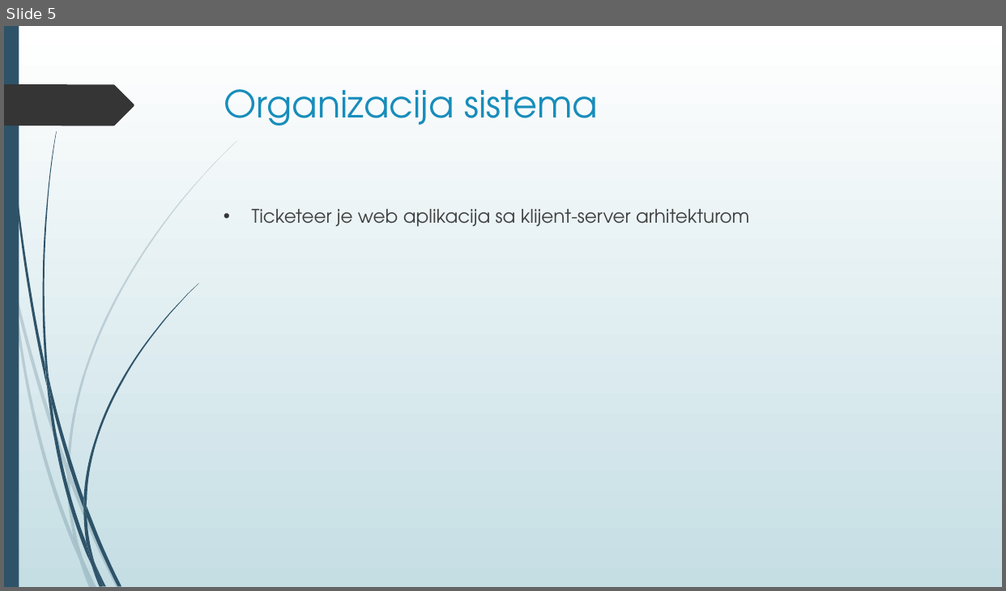
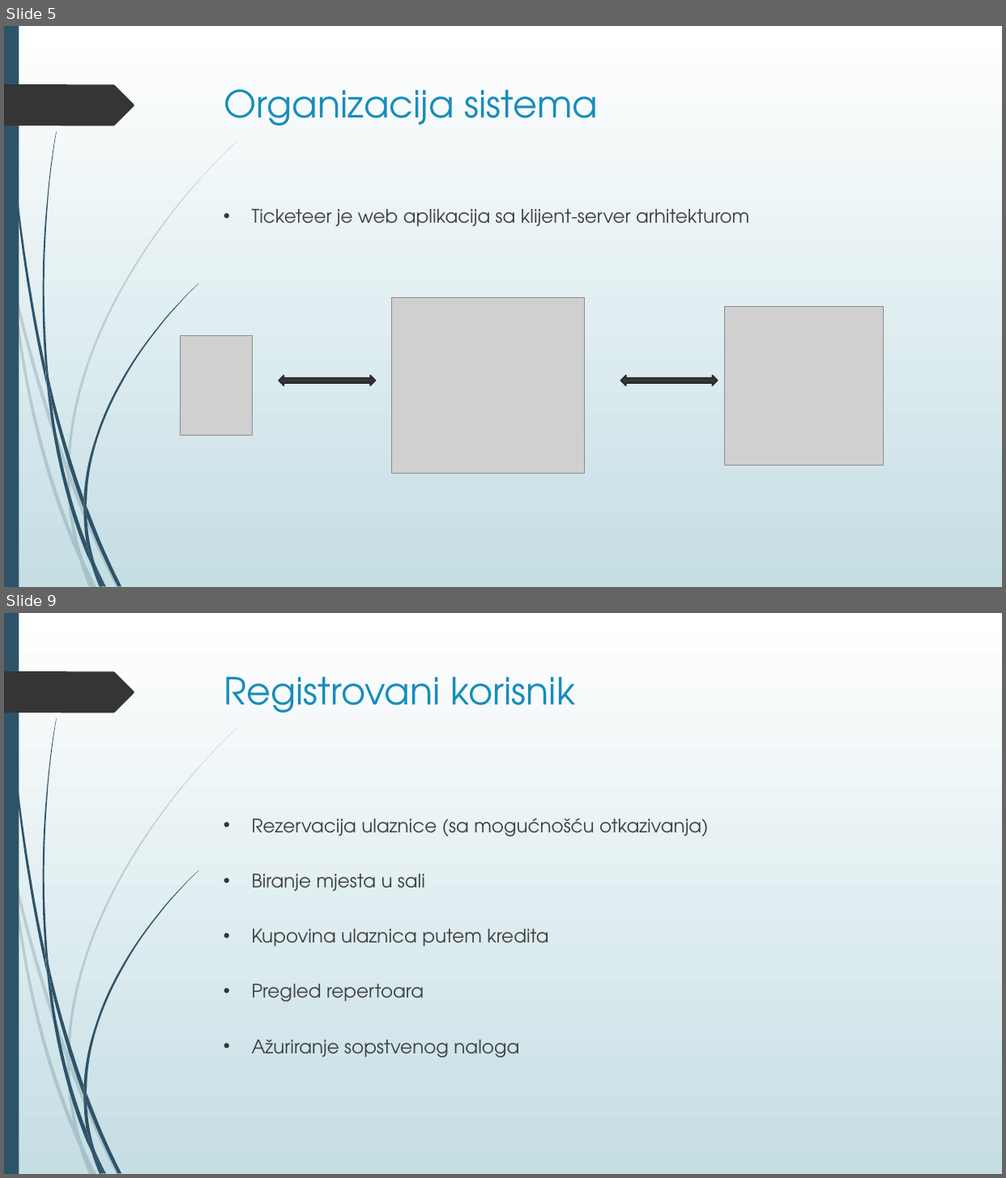
Before and after one commit to BNikola/ticketeer_old, a slide deck: Ticketeer.pptx. Shown one above the other, each under a label of ours: slide 5 before the commit, slides 5 and 9 after it; the slides between them are not shown. The pictures are 1006x591 and 1006x1178 pixels, drawn with LibreOffice and Linux fonts; fonts in the diff are those of the drawing; grey boxes stand for pictures. Boxes give left, top, right and bottom in pixels: in the first picture for what was removed or moved away, otherwise in the second. Text is boxed around its words. In the diff, an @@ line names an element or a change of style, - is before the commit and + after.

```diff
--- a/Ticketeer.pptx
+++ b/Ticketeer.pptx
@@ slide 9 added at (4, 613, 1002, 1174), background gradient #FFFFFF to #C5DEE5; not listed: 24 template elements that a slide beside it also shows @@
@@ title added at (224, 677, 575, 713), 36 pt, text #178DBB @@
+Registrovani korisnik
@@ text added at (252, 818, 709, 1058), 18 pt, text #404040 @@
+• Rezervacija ulaznice (sa mogućnošću otkazivanja)
+• Biranje mjesta u sali
+• Kupovina ulaznica putem kredita
+• Pregled repertoara
+• Ažuriranje sopstvenog naloga
@@ slide 5 changed as well @@
@@ picture added at (392, 297, 585, 474) @@
@@ picture added at (724, 306, 883, 466) @@
@@ picture added at (180, 336, 252, 436) @@
@@ left right arrow added at (279, 376, 375, 386), fill #353535, outline #272727 1.25 pt @@
@@ left right arrow added at (621, 376, 718, 386), fill #353535, outline #272727 1.25 pt @@
```
Also in this commit, not shown: 5 other slides changed, 10 other slides added, 1 slide removed, 2 other files.
